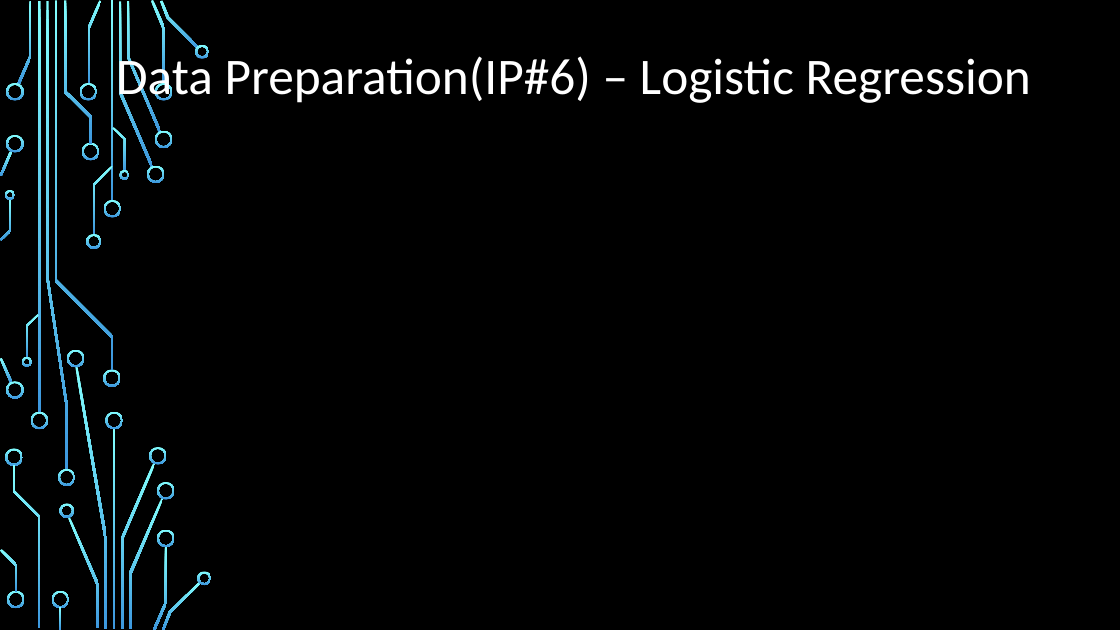
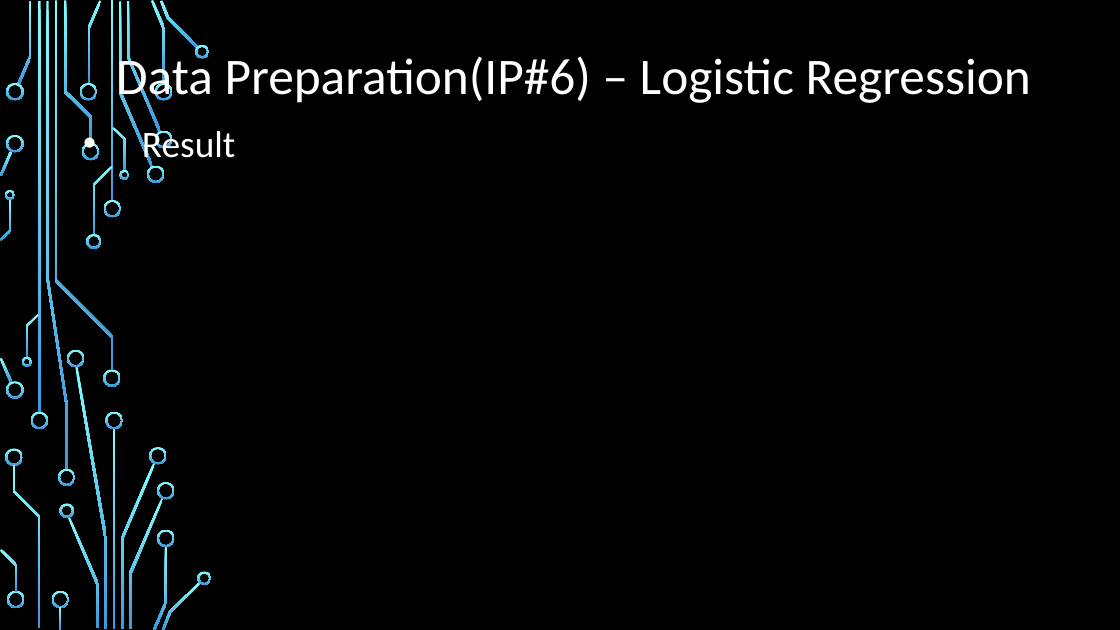
Before and after one commit to billyean/anna, a slide deck: slide 18 of Data Analytics and Information Virtualization Project.pptx. Drawn at 1120x630 pixels with LibreOffice and Linux fonts; fonts in the diff are those of the drawing; background and template pictures are left out. Boxes give left, top, right and bottom in pixels: in the first picture for what was removed or moved away, otherwise in the second. Text is boxed around its words. In the diff, an @@ line names an element or a change of style, - is before the commit and + after.

```diff
--- a/Data Analytics and Information Virtualization Project.pptx
+++ b/Data Analytics and Information Virtualization Project.pptx
@@ text added at [142, 126, 235, 167], 32 pt, text #FFFFFF @@
+• Result
```
Also in this commit, not shown: 2 other slides changed.
